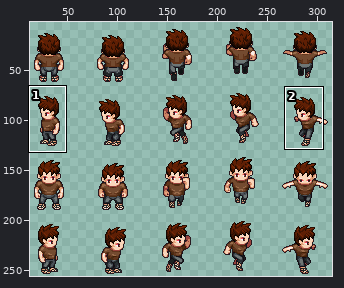
Two versions of one sprite sheet, public/assets/player/jump.png. The first picture is a wide view before the edit; the outline marks the close-up.
Close-up. Before the commit:
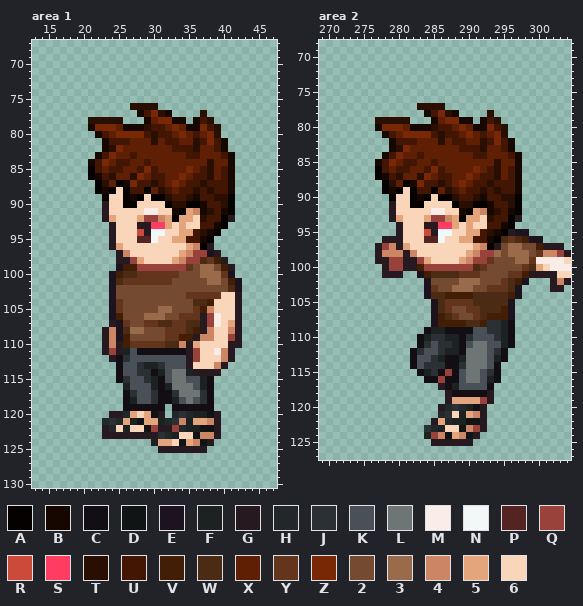
The file is 320x256 pixels. Colours within 5 levels of each other are drawn and written as one. Shown: area 1: x 13..47, y 67..130; area 2: x 269..304, y 68..127. The wide view leaves out empty margins. The commit also changed other parts of the picture, which this record leaves out.
Palette (. is transparent): A #050100  B #160701  C #130d14  D #101414  E #1d131e  F #1c2222  G #271920  H #22282a  J #2a3034  K #4a5057  L #6e7675  M #faece7  N #f2f7f8  P #532421  Q #99423c  R #cb4a39  S #ff3d62  T #290e02  U #421603  V #411e05  W #4b2b13  X #5f1f04  Y #62351c  Z #792806  2 #744b30  3 #996b4a  4 #cc8665  5 #e4a47c  6 #f9d5ba
Pixels before, area 1, first column x 21:
 76 ......TTTT............
 77 .......BUZTB....T.....
 78 TTTTT...BXZZBB.BUT....
 79 BZZZXBBBTUUXZXBBZUT...
 80 .BUXZZZZUTUUXZXUXZT...
 81 ..BUUUXXXTXUUXXTUZUB..
 82 ..BTZXXXXXXXUUUTXXUB..
 83 .BUZXXUXXXXXXXUUXXXUB.
 84 BUZXUUXXUXXXXXXXXTXXB.
 85 AUXUUXXUZUXXXXZXUTXUB.
 86 ABUTXXTZXUUXXZXUUTXUB.
 87 .ATXABZUUTUXZXUUTUUUB.
 88 .ABA6AUUAXTUXUUTUTUUB.
 89 ..A66ABA6AATUUTBUUTTA.
 90 ..G66AA6666ATTAABUUTA.
 91 ..G66666MM66BA54BTUBA.
 92 ..G56665QQ45A556TUUAG.
 93 ...G666GGSS56566UUBA..
 94 ...G666RGNN6655UTBA...
 95 ...G666PPN6655UUBA....
 96 ...G566666666654AG....
 97 ....G4666666654QQEG...
 98 ....GGQ5666654QQWYVG..
 99 ....EVVQQQQQQQY2332VG.
100 ...EVWWYYYYYY222333YE.
101 ...EWYYYYYYY22222332VE
102 ...E2222222222222222WE
103 ...E2222222222YYYYY66G
104 ...EY2222222222WWV666G
105 ...EY2222233222YV4666G
106 ...EV22233322YYYGQM66G
107 ...GEY22YYWWYYWWGQM65G
108 ..G4EW33222YYYWVG4664G
109 ..G4EV22222YYVVG4466QG
110 ..G4GVYYYYYWW4G56666GG
111 ..GQGFKCCCCCCCGQ66M4G.
112 ...GCJKKKKKKKKGQ6664G.
113 ....CKKJFFJKKKG6664G..
114 ....CKKJJCFKLLFGGGG...
115 ....CJKKJFCKLLKKFC....
116 .....FKKKFCFLLLKFC....
117 .....CJKKJCCJLLLJC....
118 .....CFKKJCCFKLKJC....
119 .....CCCCCC.CCCCCC....
120 ...GGH565DG.HJHFFDG...
121 ..HJH5FD55FHJ4F554G...
122 ..GH6F66DQGGQHFFDDG...
123 ..GGGGGGGGJHF66D44G...
124 .........F556D54DG....
125 ..........GGGGGGG.....
Pixels before, area 2, first column x 277:
 77 ......TTTT..................
 78 .......BUZTB....T...........
 79 TTTTT...BXZZBB.BUT..........
 80 BZZZXBBBTUUXZXBBZUT.........
 81 .BUXZZZZUTUUXZXUXZT.........
 82 ..BUUUXXXTXUUXXTUZUB........
 83 ..BTZXXXXXXXUUUTXXUB........
 84 .BUZXXUXXXXXXXUUXXXUB.......
 85 BUZXUUXXUXXXXXXXXTXXB.......
 86 AUXUUXXUZUXXXXZXUTXUB.......
 87 ABUTXXTZXUUXXZXUUTXUB.......
 88 .ATXABZUUTUXZXUUTUUUB.......
 89 .ABA6AUUAXTUXUUTUTUUB.......
 90 ..A66ABA6AATUUTBUUTTA.......
 91 ..G66AA6666ATTAABUUTA.......
 92 ..G66666MM66BA54BTUBA.......
 93 ..G56665QQ45A556TUUAG.......
 94 ...G666GGSS56566UUBA........
 95 ...G666RGNN6655UTBAGEE......
 96 .GGG666PPN6655UUBAWYWVEE....
 97 GQ4G566666666654AG23322VGGG.
 98 G444G4666666654QQ323332Y44QG
 99 GGQQGGQ5666654QQY22233YMMMM6
100 .GQQGGVQQQQQQQWY22222YW56MMM
101 .GGG..EVWWWWYYY2222YYVGGGG66
102 .......E2222333222YWVE...G4G
103 .......EY2233322YYYWE....GG.
104 .......EWWVVVVWWWWWVE.......
105 ........EWYYYYWWWWWE........
106 ........EWY22YYWWWVE........
107 ........EVWY22YWVVVE........
108 ........EVVVVWWVJJFC........
109 .......CFFCCCCKKJJFC........
110 ......CFJJFFCJKKKJFC........
111 ......CJKJJFCKLLKKFC........
112 .....CJKKJFFCLLLKJC.........
113 .....CKKJFCCFLLLKFC.........
114 .....CKJJJCCJLLLKC..........
115 ......CFJCQCKLLKJC..........
116 .......CCQCCKLLKFC..........
117 .........GCFKKKKC...........
118 ..........GCCCCCG...........
119 ..........G5555QG...........
120 .........GHJHFDG............
121 .........HJ6F54G............
122 ........G5HFFDDG............
123 .......JHF66D4QG............
124 .......FQ4D54DG.............
125 ........GGGGGG..............
After the commit:
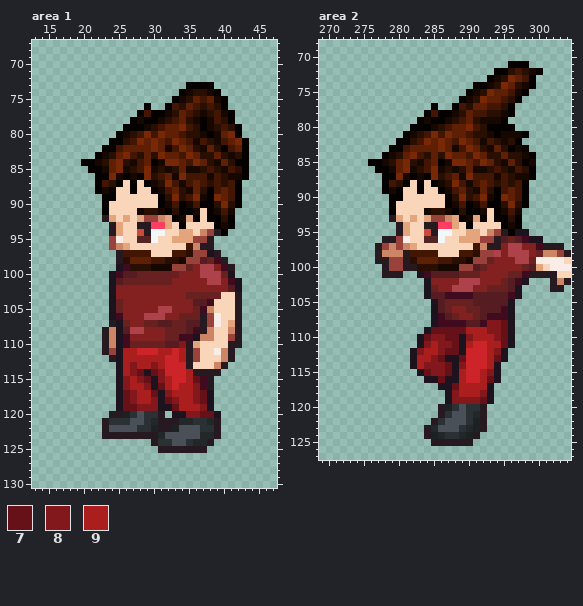
Colours new in this view: 7 #651117  8 #82171c  9 #ab1e1e
Edits made:
colour 2: #744b30 -> #832121
colour 3: #996b4a -> #ae424a
colour L: #6e7675 -> #cd2429
colour V: #411e05 -> #400b1f
colour W: #4b2b13 -> #551c22
colour Y: #62351c -> #682121
Changed rows in their new state; - is a pixel that keeps its letter.
Area 1:
first column x 20:
 73 ---------------AAAA-----
 74 --------------ABTTBA----
 75 -------------ABTXUXBA---
 76 -------..A.-AUTXUTUTA---
 77 --------A-AA-TXUTBTUBA--
 78 -.....-ABAABTUXT-ABUTA--
 79 -.....AAABT--XZUTAB-UTA-
 80 --...ABTUZUZX-UTTBABXZA-
 81 ---.AATUZ-Z--Z-UB-TBUXZA
 82 ---AAU----Z-B-ZX-B-TAUXA
 83 --ABT-Z-T-TZ--UZXTT-T-TA
 84 AABT-ZTBUXABZZ-UZ--B-TAA
 85 --ABXZBT--BTBT-BBTUTBUTA
 86 -.AAZBABAZT--B-U--BUT-BA
 87 ---UT-6A6ABTZUB-XUT-TUA-
 88 ------6A66AB--TBXTA-XUA-
 89 ----A-666-6--ZTUZBAZXUA-
 90 ---A--66---ABUABUAATZTA-
 91 ---A----BTTBAT-AB6ABUB--
 92 ------5-------B-A6AATA--
 93 -----5--------A--66ABA--
 94 -----5----------64QGA---
 95 ----QM---------5QQG-----
 96 ----Q45--------U-G------
 97 ------UUUU---UUT--------
 98 ------TXXXUUTTB---------
 99 -------TTTBBB-----------
first column x 23:
109 -------------E---
110 --E--------8-----
111 --E99LLL99L9-----
112 --E999999LL9-----
113 --E989989LLL-----
114 --E987E78L--9----
115 --E8987E89--97VG-
116 --E8998E79-998VG-
117 --E78997E899987E-
118 --E78998E789987E-
119 --E77888EE79998E-
120 ---FJKJJ--EE8877E
121 G-JJKKJHGGGHHJJH-
122 -KKKKJJF--FKKKJJ-
123 --------HKKKKKHH-
124 -------GJJKKJHH--
Area 2:
first column x 276:
 71 --------------------AAA--
 72 ------------------AATUTBA
 73 -----------------ABTZXUA-
 74 ---------------AABTZXTBA-
 75 --------------ABTZXXUBA--
 76 -------------ABTZXXUTA---
 77 -------..A.-AUTXXUUTA----
 78 --------A-AA-TXUU-TBA----
 79 -.....-ABAABTUXT-BBA-----
 80 -.....AAABT--XZUTAAAA----
 81 --...ABTUZUZX-UTTBABBBA--
 82 ---.AATUZ-Z--Z-UB-TBTA---
 83 ---AAU----Z-B-ZX-B-TABA--
 84 --ABT-Z-T-TZ--UZXTT-TTBA-
 85 AABT-ZTBUXABZZ-UZ--B-TAB-
 86 --ABXZBT--BTBT-BBTUTBUTA-
 87 -.AAZBABAZT--B-U--BUT-BA-
 88 ---UT-6A6ABTZUB-XUT-TUA--
 89 ------6A66AB--TBXTA-XUA--
 90 ----A-666-6--ZTUZBAZXUA--
 91 ---A--66---ABUABUAATZTA--
 92 ---A----BTTBAT-AB6ABUB---
 93 ------5-------B-A6AATA---
 94 -----5--------A--66ABA---
 95 -----5----------64QGA----
 96 ----QM---------5QQG------
 97 ----Q45--------U-G-------
 98 ------UUUU---UUT---------
 99 ------TXXXUUTTB----------
100 -------TTTBBB------------
first column x 282:
108 -----------887E
109 --E77777999887E
110 -E78877E899987E
111 -E89887E9--997E
112 E899877E---98E-
113 E9987EE7---97E-
114 E98887E8---9E--
115 -E7887E9--98E--
116 --EE7EE9--97E--
117 ----EE79999E---
118 -----E89998E---
119 -----E88887E---
120 -----F-KJJ-----
121 ----G-KKJH-----
122 ----JKKKJF-----
123 --G-KKKJHF-----
124 --GFHJJHF------
Pixel boxes of the changes (left, top, right, bottom) in both close-ups:
changed: (81, 82, 249, 446)
changed: (368, 61, 543, 439)
